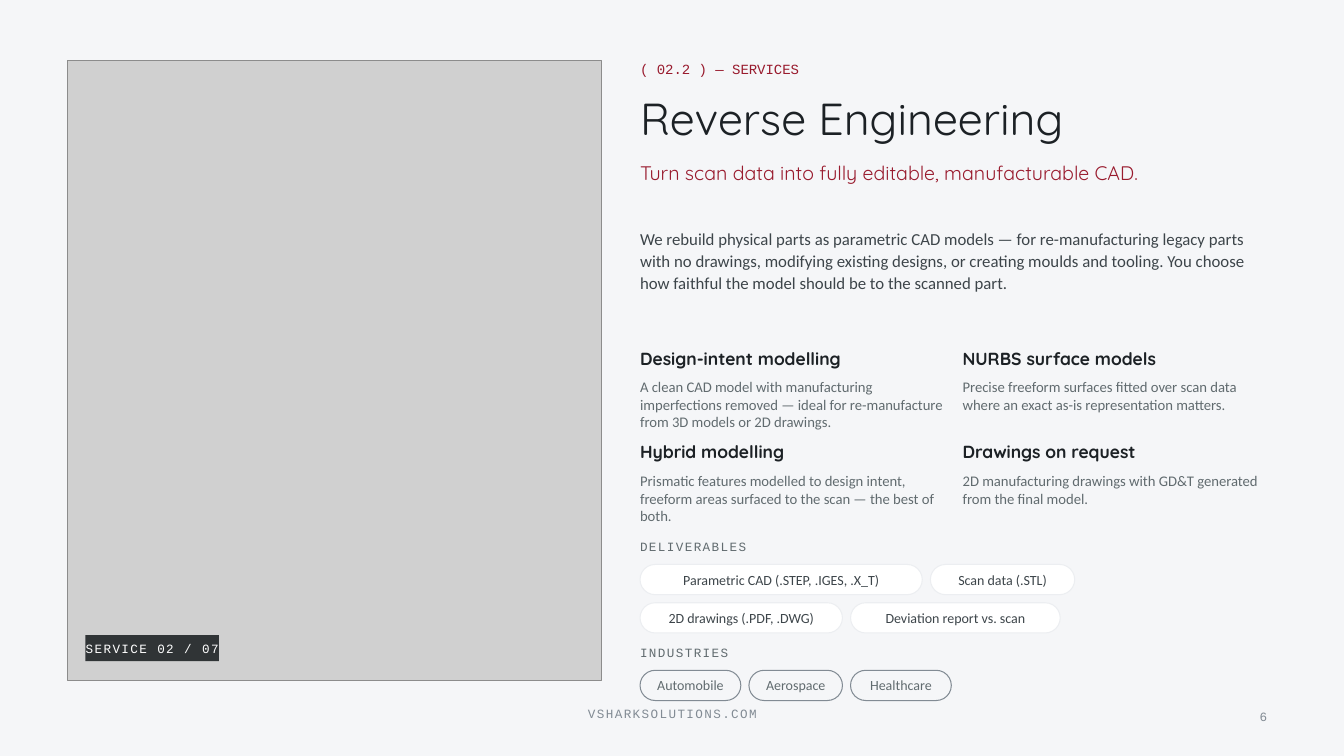
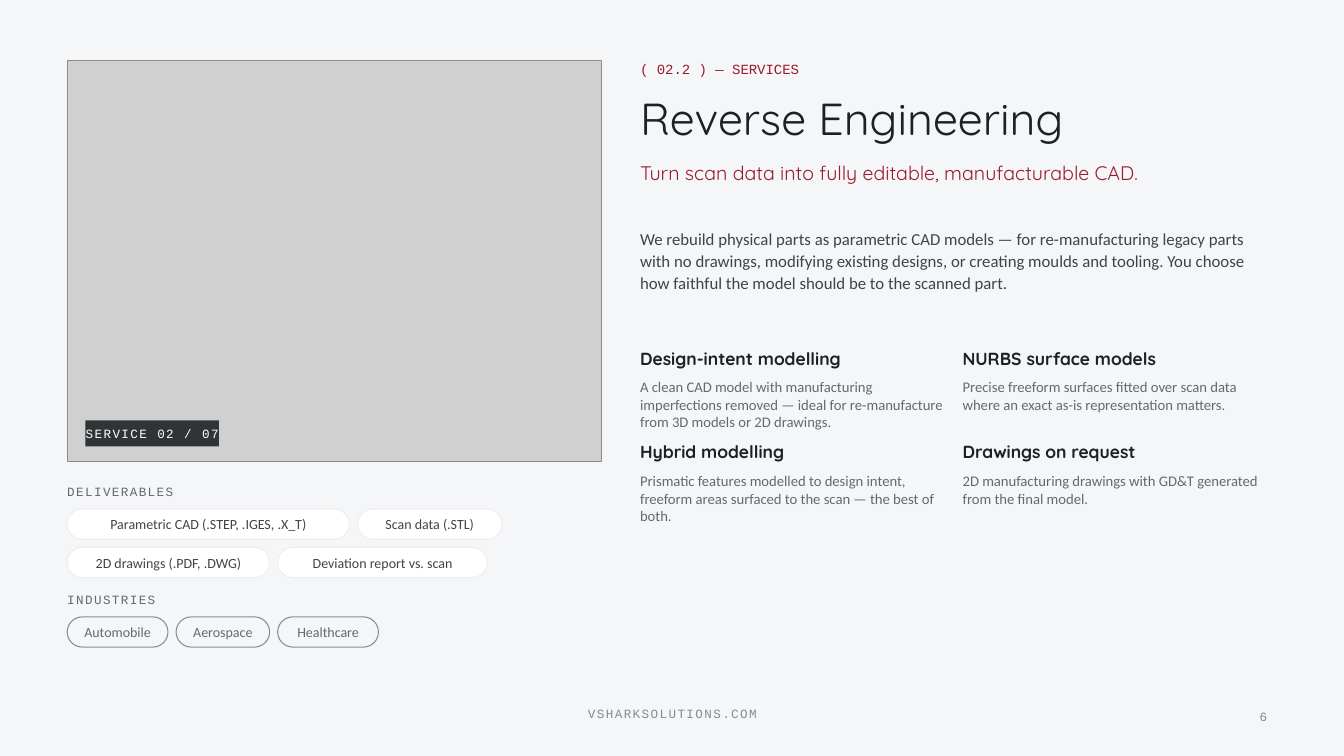
Before and after one commit to vsharkindia/vshark-website, a slide deck: slide 6 of collateral/VShark-Presentation.pptx. Drawn at 1344x756 pixels with LibreOffice and Linux fonts; fonts in the diff are those of the drawing; grey boxes stand for pictures; background and template pictures are left out. Boxes give left, top, right and bottom in pixels: in the first picture for what was removed or moved away, otherwise in the second. Text is boxed around its words. In the diff, an @@ line names an element or a change of style, - is before the commit and + after.

```diff
--- a/collateral/VShark-Presentation.pptx
+++ b/collateral/VShark-Presentation.pptx
@@ picture: place and size @@
-picture at [68,60,602,681]
+picture at [68,60,602,462]
@@ text "SERVICE 02 / 07": place and size @@
-text "SERVICE 02 / 07" at [86,644,219,653]
+text "SERVICE 02 / 07" at [86,429,219,438]
@@ rectangle: place and size @@
-rectangle at [86,635,219,661]
+rectangle at [86,420,219,447]
@@ 5 texts, 3 rounded rectangles: place and size @@
-5 texts, 3 rounded rectangles at [640,542,923,701]
+5 texts, 3 rounded rectangles at [67,487,350,647]
@@ 4 texts, 4 rounded rectangles: place and size @@
-4 texts, 4 rounded rectangles at [749,565,1075,701]
+4 texts, 4 rounded rectangles at [176,509,502,647]
```
Also in this commit, not shown: 9 other slides changed, 48 other files.
